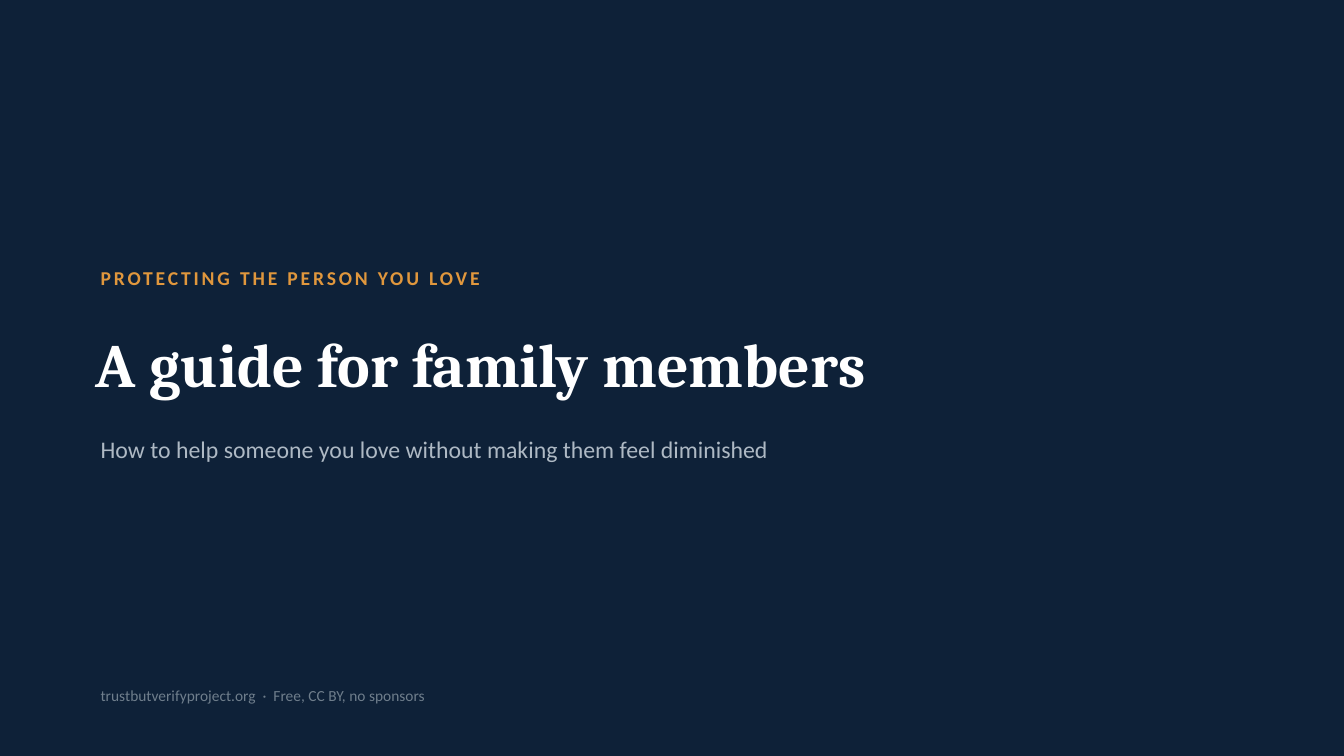
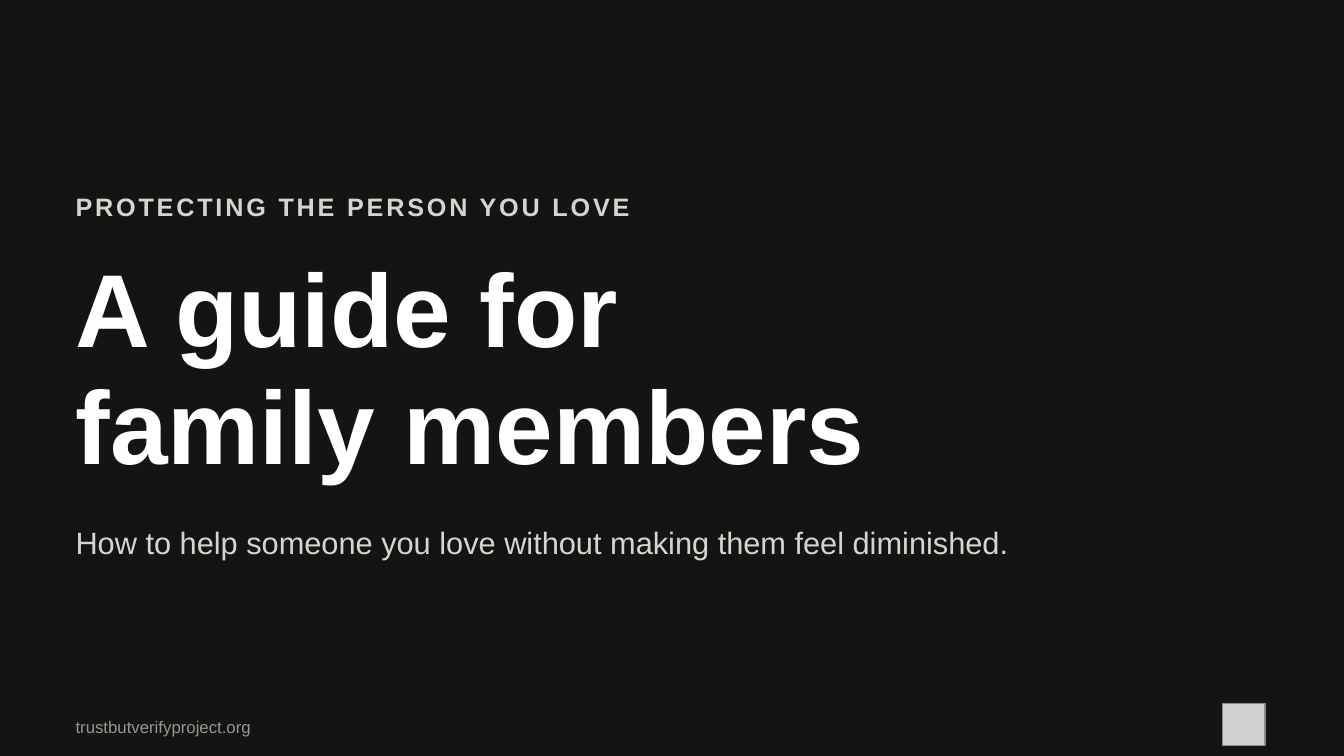
Before and after one commit to brettmorrison/trust-but-verify, a slide deck: slide 1 of formats/talk/trust-but-verify-for-family.pptx. Drawn at 1344x756 pixels with LibreOffice and Linux fonts; fonts in the diff are those of the drawing; grey boxes stand for pictures. Boxes give left, top, right and bottom in pixels: in the first picture for what was removed or moved away, otherwise in the second. Text is boxed around its words. In the diff, an @@ line names an element or a change of style, - is before the commit and + after.

```diff
--- a/formats/talk/trust-but-verify-for-family.pptx
+++ b/formats/talk/trust-but-verify-for-family.pptx
@@ background #0E2138 to #141414 @@
@@ text "PROTECTING THE PERSON YOU LOVE" moved from (x1=91, y1=252, x2=1250, y2=302) to (x1=76, y1=198, x2=629, y2=217) @@
@@ text "PROTECTING THE PERSON YOU LOVE" at (x1=76, y1=198, x2=629, y2=217): size 14 to 18 pt, font Calibri to Arial, text colour #E0973D to #D8D4CC @@
@@ text at (x1=76, y1=272, x2=865, y2=484): text changed; size 44 to 74 pt; font Cambria to Arial @@
-A guide for family members
+A guide for
+family members
@@ text at (x1=76, y1=531, x2=1008, y2=559): text changed; size 17 to 22 pt; font Calibri to Arial; text colour #AEB9C4 to #D8D4CC @@
-How to help someone you love without making them feel diminished
+How to help someone you love without making them feel diminished.
@@ text removed at (x1=101, y1=690, x2=425, y2=704) @@
-trustbutverifyproject.org · Free, CC BY, no sponsors
@@ picture added at (x1=1223, y1=704, x2=1265, y2=746) @@
@@ text added at (x1=76, y1=721, x2=251, y2=737), 12 pt, text #9A958C @@
+trustbutverifyproject.org
```
Also in this commit, not shown: 11 other slides changed, 14 other files.
